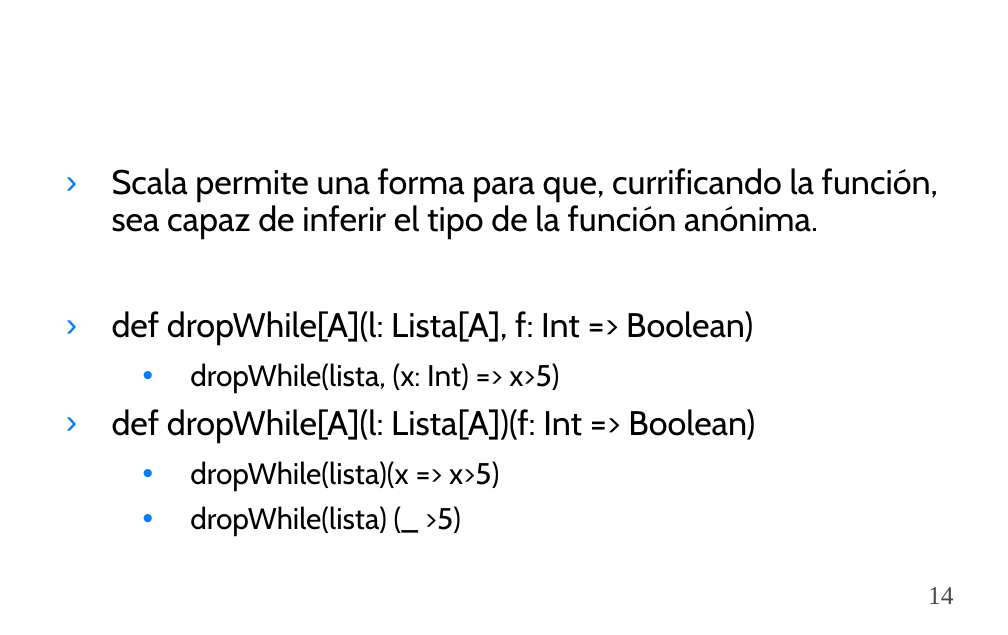
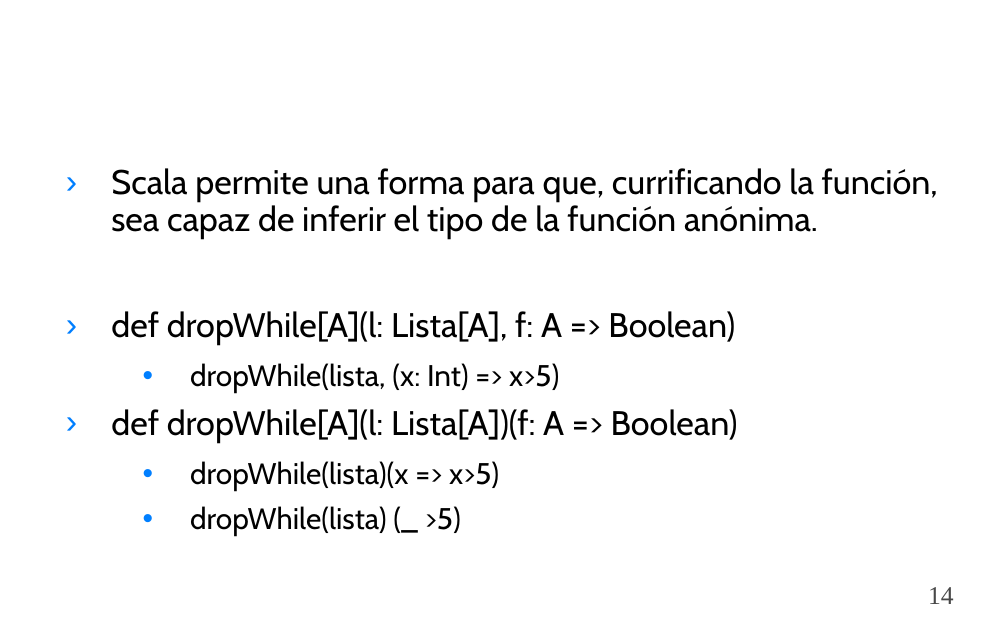
Before and after one commit to togacharls/cursoScala, a slide deck: slide 14 of guiones/ppt/5.Programación Funcional Scala.ppt. Drawn at 1008x635 pixels with LibreOffice and Linux fonts; fonts in the diff are those of the drawing; background and template pictures are left out. Boxes give left, top, right and bottom in pixels: in the first picture for what was removed or moved away, otherwise in the second. Text is boxed around its words. In the diff, an @@ line names an element or a change of style, - is before the commit and + after.

```diff
--- a/guiones/ppt/5.Programación Funcional Scala.ppt
+++ b/guiones/ppt/5.Programación Funcional Scala.ppt
@@ text at (111,168,938,535): indent changed @@
@@ text at (111,311,735,344): text changed @@
-› def dropWhile[A](l: Lista[A], f: Int => Boolean)
+› def dropWhile[A](l: Lista[A], f: A => Boolean)
@@ text at (111,409,738,442): text changed @@
-› def dropWhile[A](l: Lista[A])(f: Int => Boolean)
+› def dropWhile[A](l: Lista[A])(f: A => Boolean)
```
Also in this commit, not shown: 3 other slides changed, 7 other files.
